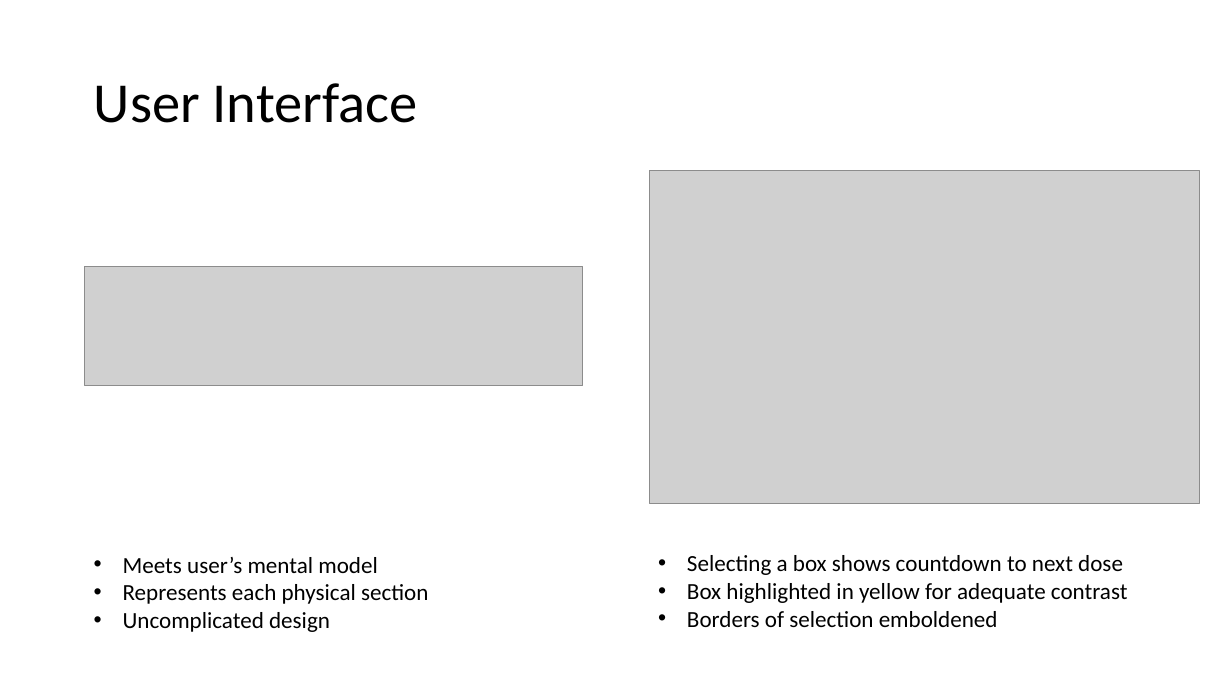
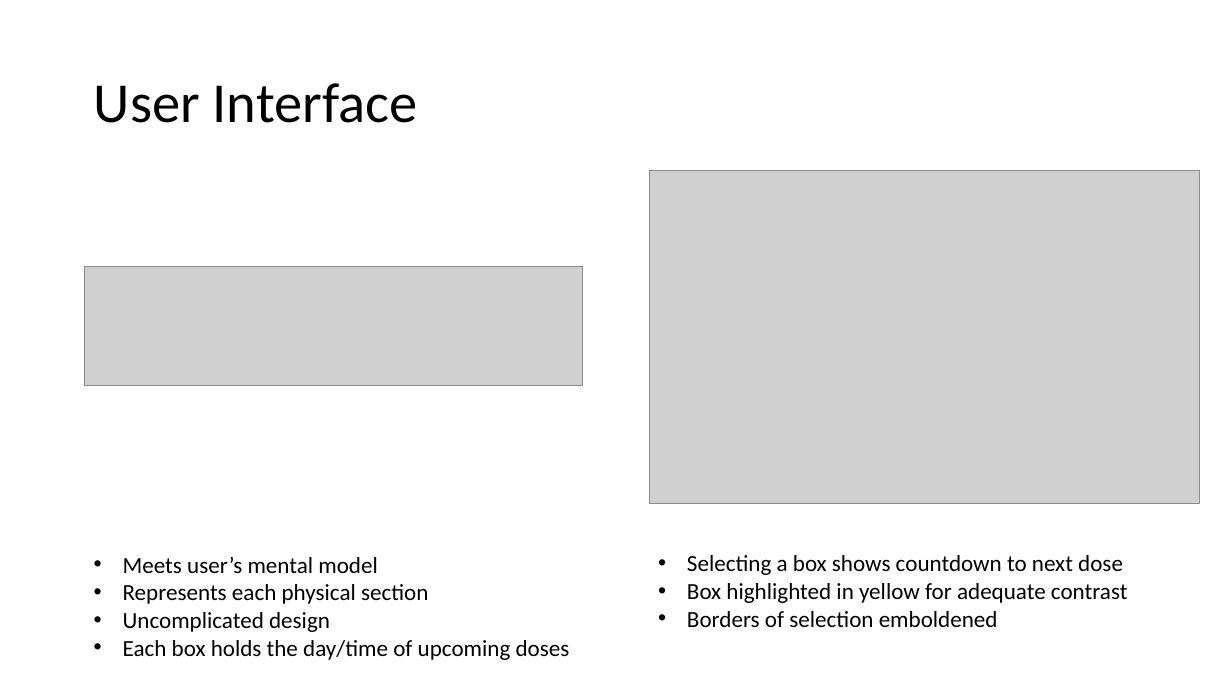
Before and after one commit to cianashby1337/IOT_CA1_Documentation, a slide deck: slide 2 of UI Mockup.pptx. Drawn at 1232x693 pixels with LibreOffice and Linux fonts; fonts in the diff are those of the drawing; grey boxes stand for pictures. Boxes give left, top, right and bottom in pixels: in the first picture for what was removed or moved away, otherwise in the second. Text is boxed around its words. In the diff, an @@ line names an element or a change of style, - is before the commit and + after.

Commit message:
Update UI Mockup.pptx
Added the line Jordan recommended

```diff
--- a/UI Mockup.pptx
+++ b/UI Mockup.pptx
@@ text at box(123, 640, 570, 660): paragraph added @@
+• Each box holds the day/time of upcoming doses
```
